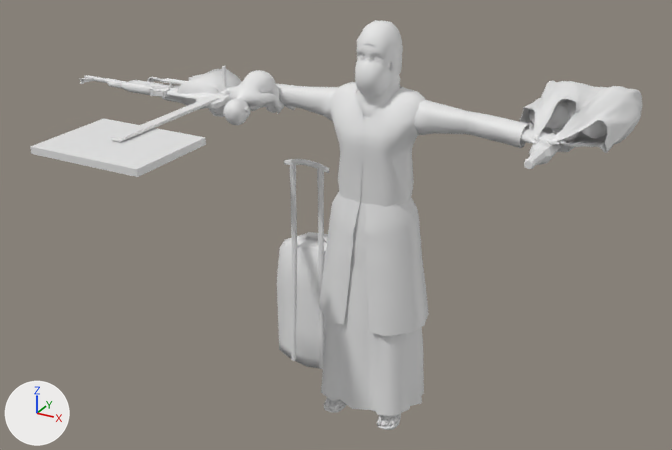
The COLLADA model objects3d/civilian.DAE: old version first, new version second.
Rendered twice from a camera (50 mm lens) standing at (23.9, -49.3, 37.9) and looking at (-2.4, -1.6, 14.0). The lights are fixed; the arrows at lower left show +X, +Y and +Z. Where no turn or scale is listed for an object, it has been applied to the vertices. Vertices at the same position are counted once.

The scene before the commit, as lines of its bpy script (objects in view):
```python
me_ak47mesh = bpy.data.meshes.new('ak47Mesh')
me_ak47mesh.from_pydata(...)  # 2792 vertices, 5274 faces; spans x -385.0..104.0, y -31.0..31.0, z -46.0..165.0
me_ak47mesh.materials.append(mat_baby_08___def345ault)  # white #e7e7e7
me_lowarm1mesh = bpy.data.meshes.new('LowArm1Mesh')
me_lowarm1mesh.from_pydata(...)  # 790 vertices, 1572 faces; spans x -228.0..14.0, y -24.0..34.0, z -70.0..15.0
me_lowarm1mesh.materials.append(mat_baby_08___def345ault)  # white #e7e7e7
me_lowarm2mesh = bpy.data.meshes.new('LowArm2Mesh')
me_lowarm2mesh.from_pydata(...)  # 790 vertices, 1554 faces; spans x -3.0..237.0, y -23.0..35.0, z -62.0..22.0
me_lowarm2mesh.materials.append(mat_baby_08___def345ault)  # white #e7e7e7
me_uparm1mesh = bpy.data.meshes.new('UpArm1Mesh')
me_uparm1mesh.from_pydata(...)  # 92 vertices, 180 faces; spans x -141.0..37.0, y -35.0..48.0, z -38.0..37.0
me_uparm1mesh.materials.append(mat_baby_08___def345ault)  # white #e7e7e7
me_uparm2mesh = bpy.data.meshes.new('UpArm2Mesh')
me_uparm2mesh.from_pydata(...)  # 92 vertices, 180 faces; spans x -33.0..141.0, y -34.0..46.0, z -41.0..33.0
me_uparm2mesh.materials.append(mat_baby_08___def345ault)  # white #e7e7e7
ob_ak47 = bpy.data.objects.new('ak47', me_ak47mesh)
ob_ak47.parent = ob_lowarm1
ob_ak47.location = (-246.1, 16.1, -72.27)
ob_lowarm1 = bpy.data.objects.new('LowArm1', me_lowarm1mesh)
ob_lowarm1.parent = ob_uparm1
ob_lowarm1.location = (-129.2, 0.665, 11.95)
ob_lowarm2 = bpy.data.objects.new('LowArm2', me_lowarm2mesh)
ob_lowarm2.parent = ob_uparm2
ob_lowarm2.location = (120.5, 0.0, 1.354)
ob_uparm1 = bpy.data.objects.new('UpArm1', me_uparm1mesh)
ob_uparm1.parent = ob_upbody
ob_uparm1.location = (-105.8, -268.1, 15.08)
ob_uparm2 = bpy.data.objects.new('UpArm2', me_uparm2mesh)
ob_uparm2.parent = ob_upbody
ob_uparm2.location = (105.6, -268.4, 18.43)
# also in view: 'Handbag' at (-12.0, -0.2, 21.2); 'SittingBaby' at (-8.0, -1.8, 21.7); 'Head1' at (-0.3, -0.1, 24.9); 'UpBody' at (-0.3, -0.2, 19.0); 'MilitiaMask' at (-0.3, -1.0, 23.7)
```
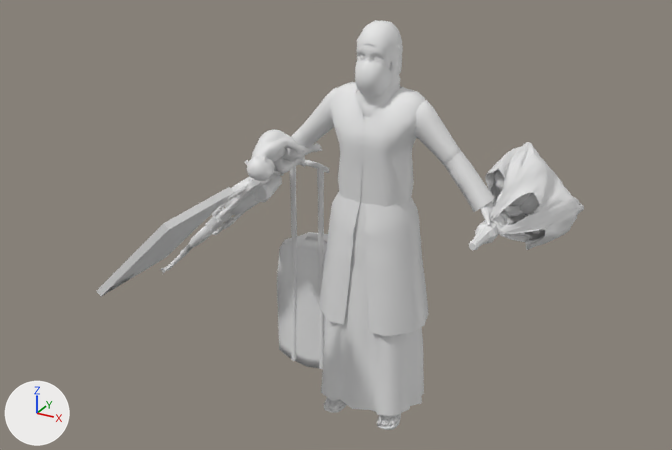
Diff of the bpy script that builds the scene:
```diff
--- a/objects3d/civilian.DAE.py
+++ b/objects3d/civilian.DAE.py
@@ me_uparm1mesh @@
 me_uparm1mesh.from_pydata(...)  # 92 vertices, 180 faces; spans x -141.0..37.0, y -35.0..48.0, z -38.0..37.0
 # used by ob_uparm1; parent = ob_upbody; location = (-105.8, -268.1, 15.08)
+# me_uparm1mesh part 1: the whole mesh is turned -45 degrees about the z axis through the mesh origin
 me_uparm1mesh.materials.append(mat_baby_08___def345ault)
@@ me_uparm2mesh @@
 me_uparm2mesh.from_pydata(...)  # 92 vertices, 180 faces; spans x -33.0..141.0, y -34.0..46.0, z -41.0..33.0
 # used by ob_uparm2; parent = ob_upbody; location = (105.6, -268.4, 18.43)
+# me_uparm2mesh part 2: the whole mesh is turned 45 degrees about the z axis through the mesh origin
 me_uparm2mesh.materials.append(mat_baby_08___def345ault)
@@ ob_lowarm1 @@
 ob_lowarm1.parent = ob_uparm1
-ob_lowarm1.location = (-129.2, 0.665, 11.95)
+ob_lowarm1.location = (-90.89, 91.83, 11.95)
+ob_lowarm1.rotation_euler = (0.0, 0.0, -0.785)  # degrees (0, 0, -45)
@@ ob_lowarm2 @@
 ob_lowarm2.parent = ob_uparm2
-ob_lowarm2.location = (120.5, 0.0, 1.354)
+ob_lowarm2.location = (85.23, 85.23, 1.354)
+ob_lowarm2.rotation_euler = (0.0, 0.0, 0.785)  # degrees (0, 0, 45)
```

Where the change shows, as pixel boxes (x1, y1, x2, y2) in the pictures (672 x 450 px):
'ShoppingBag', moved, turned: before (519, 81, 642, 153); after (485, 142, 584, 250)
'ProtestSign', moved, turned: before (30, 96, 220, 177); after (97, 184, 249, 297)
'SittingBaby', moved, turned: before (223, 70, 296, 125); after (247, 130, 322, 181)
'LowArm2', moved, turned: before (467, 112, 566, 148); after (444, 151, 510, 238)
'ak47', moved, turned: before (79, 74, 230, 106); after (160, 175, 277, 274)
'UpArm2', mesh turned: before (414, 100, 472, 135); after (414, 100, 461, 165)
'UpArm1', mesh turned: before (290, 86, 338, 121); after (300, 87, 337, 142)
'Handbag', moved, turned: before (177, 69, 242, 109); after (224, 174, 273, 215)
'molotow', moved, turned: before (524, 133, 561, 169); after (469, 213, 507, 250)
'LowArm1', moved, turned: before (225, 84, 295, 106); after (274, 127, 316, 173)
'cofee', moved, turned: before (209, 106, 225, 117); after (251, 176, 282, 202)
'cellphone1', moved, turned: before (196, 97, 226, 108); after (236, 174, 274, 200)
'cigarett', moved, turned: before (222, 66, 227, 88); after (245, 160, 249, 165)
